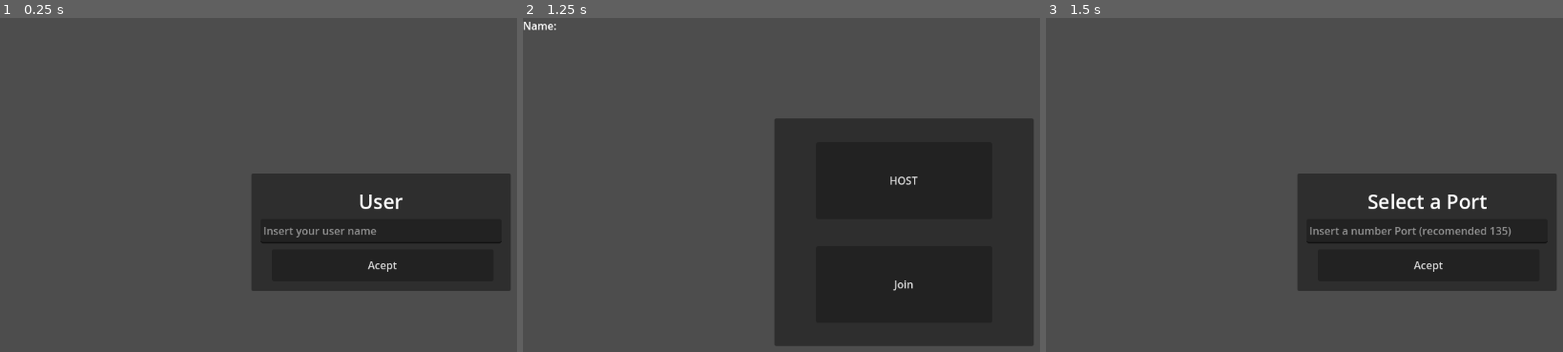
Above: before the commit, frames 1-3 (left to right).
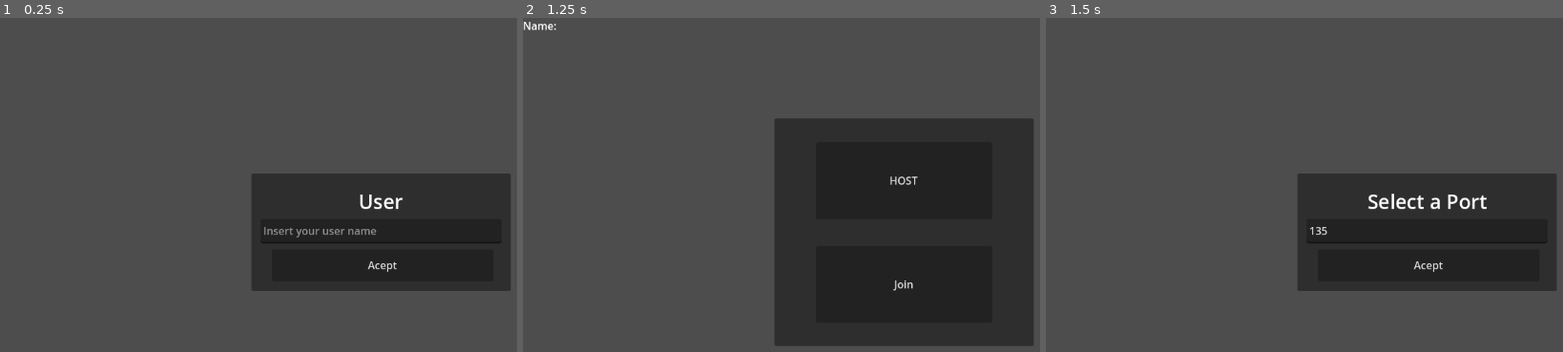
Above: after the commit, the same moments.

Repository: Luquistroll209/Made-in-abyss-Game
Game: Godot game, scene res://test.tscn
The game is run twice, just before and just after one commit, with the same random seed, the same clock (stepped at 60 frames per second) and the same inputs.
Inputs:
- Up to frame 1 (0.25 s): no input
- Up to frame 2 (1.25 s): click "Acept" at 0.5 s
- Up to frame 3 (1.5 s): click "HOST" at 1.25 s

Frames 1-2 are identical in both runs. In frame 3, 0.4% of the frame differs, in the area x 51-91%, y 62-66%.

Commit message:
Multijugador Funcionando al 100 por 100

Diff:
--- a/interface.gd
+++ b/interface.gd
@@ -6,8 +6,8 @@
 var player_name = "Play Ultrakill"
 
 func _ready() -> void:
-	#get_parent().remove_child.call_deferred(self)
-	#get_parent().get_node("Test").add_child.call_deferred(self)
+	get_parent().remove_child.call_deferred(self)
+	get_parent().get_node("Test").add_child.call_deferred(self)
 	pass
 
 # Called every frame. 'delta' is the elapsed time since the previous frame.
@@ -41,4 +41,4 @@
 	ip = $Entered/IP.text
 	port = int($Entered/PORT.text)
 	Manager.JoinServer(ip, port)
-	get_parent().queue_free()
+	$".".visible = false
--- a/menu.tscn
+++ b/menu.tscn
@@ -87,6 +87,7 @@
 offset_top = 46.686
 offset_bottom = 46.6861
 grow_horizontal = 2
+text = "135"
 placeholder_text = "Insert a number Port (recomended 135)"
 metadata/_edit_use_anchors_ = true
 
--- a/player.tscn
+++ b/player.tscn
@@ -45,270 +45,3 @@
 
 [node name="MultiplayerSynchronizer" type="MultiplayerSynchronizer" parent="."]
 replication_config = SubResource("SceneReplicationConfig_28oo5")
-
-[node name="Canva" type="CanvasLayer" parent="."]
-visible = false
-
-[node name="Select" type="Panel" parent="Canva"]
-visible = false
-anchors_preset = 8
-anchor_left = 0.5
-anchor_top = 0.5
-anchor_right = 0.5
-anchor_bottom = 0.5
-offset_left = -196.0
-offset_top = -172.0
-offset_right = 196.0
-offset_bottom = 172.0
-grow_horizontal = 2
-grow_vertical = 2
-
-[node name="Host" type="Button" parent="Canva/Select"]
-layout_mode = 1
-anchors_preset = 5
-anchor_left = 0.5
-anchor_right = 0.5
-offset_left = -133.0
-offset_top = 36.0
-offset_right = 133.0
-offset_bottom = 152.0
-grow_horizontal = 2
-text = "HOST"
-
-[node name="Join" type="Button" parent="Canva/Select"]
-layout_mode = 1
-anchors_preset = 7
-anchor_left = 0.5
-anchor_top = 1.0
-anchor_right = 0.5
-anchor_bottom = 1.0
-offset_left = -133.0
-offset_top = -151.0
-offset_right = 133.0
-offset_bottom = -35.0
-grow_horizontal = 2
-grow_vertical = 0
-text = "Join
-"
-
-[node name="Label" type="Label" parent="Canva/Select"]
-layout_mode = 0
-offset_left = -380.0
-offset_top = -152.0
-offset_right = -325.0
-offset_bottom = -129.0
-text = "Name: "
-
-[node name="name" type="Label" parent="Canva/Select"]
-layout_mode = 0
-offset_left = -326.0
-offset_top = -151.0
-offset_right = -228.0
-offset_bottom = -128.0
-text = "Play Ultrakill"
-
-[node name="HostPanel" type="Panel" parent="Canva"]
-visible = false
-anchors_preset = 8
-anchor_left = 0.5
-anchor_top = 0.5
-anchor_right = 0.5
-anchor_bottom = 0.5
-offset_left = -196.0
-offset_top = -89.0
-offset_right = 196.0
-offset_bottom = 89.0
-grow_horizontal = 2
-grow_vertical = 2
-
-[node name="TextEdit" type="TextEdit" parent="Canva/HostPanel"]
-layout_mode = 1
-anchors_preset = -1
-anchor_left = 0.0357143
-anchor_top = 0.125359
-anchor_right = 0.964286
-anchor_bottom = 0.333224
-offset_top = 46.686
-offset_bottom = 46.6861
-grow_horizontal = 2
-placeholder_text = "Insert a number Port (recomended 135)"
-metadata/_edit_use_anchors_ = true
-
-[node name="Label" type="Label" parent="Canva/HostPanel"]
-layout_mode = 1
-anchors_preset = -1
-anchor_left = 0.269133
-anchor_top = 0.0523256
-anchor_right = 0.730867
-anchor_bottom = 0.174419
-offset_top = 11.5116
-offset_bottom = 38.3721
-grow_horizontal = 2
-theme_override_font_sizes/font_size = 30
-text = "Select a Port"
-metadata/_edit_use_anchors_ = true
-
-[node name="Button" type="Button" parent="Canva/HostPanel"]
-layout_mode = 1
-anchors_preset = 14
-anchor_top = 0.5
-anchor_right = 1.0
-anchor_bottom = 0.5
-offset_left = 31.0
-offset_top = 26.0
-offset_right = -26.0
-offset_bottom = 74.0
-grow_horizontal = 2
-grow_vertical = 2
-text = "Acept"
-
-[node name="User" type="Panel" parent="Canva"]
-anchors_preset = 8
-anchor_left = 0.5
-anchor_top = 0.5
-anchor_right = 0.5
-anchor_bottom = 0.5
-offset_left = -196.0
-offset_top = -89.0
-offset_right = 196.0
-offset_bottom = 89.0
-grow_horizontal = 2
-grow_vertical = 2
-
-[node name="TextEdit" type="TextEdit" parent="Canva/User"]
-layout_mode = 1
-anchors_preset = -1
-anchor_left = 0.0357143
-anchor_top = 0.125359
-anchor_right = 0.964286
-anchor_bottom = 0.333224
-offset_top = 46.686
-offset_bottom = 46.6861
-grow_horizontal = 2
-placeholder_text = "Insert your user name"
-metadata/_edit_use_anchors_ = true
-
-[node name="Label" type="Label" parent="Canva/User"]
-layout_mode = 1
-anchors_preset = -1
-anchor_left = 0.269133
-anchor_top = 0.0523256
-anchor_right = 0.730867
-anchor_bottom = 0.174419
-offset_top = 11.5116
-offset_bottom = 38.3721
-grow_horizontal = 2
-theme_override_font_sizes/font_size = 30
-text = "User"
-horizontal_alignment = 1
-metadata/_edit_use_anchors_ = true
-
-[node name="Button" type="Button" parent="Canva/User"]
-layout_mode = 1
-anchors_preset = 14
-anchor_top = 0.5
-anchor_right = 1.0
-anchor_bottom = 0.5
-offset_left = 31.0
-offset_top = 26.0
-offset_right = -26.0
-offset_bottom = 74.0
-grow_horizontal = 2
-grow_vertical = 2
-text = "Acept"
-
-[node name="Entered" type="Panel" parent="Canva"]
-visible = false
-anchors_preset = 8
-anchor_left = 0.5
-anchor_top = 0.5
-anchor_right = 0.5
-anchor_bottom = 0.5
-offset_left = -196.0
-offset_top = -89.0
-offset_right = 196.0
-offset_bottom = 152.0
-grow_horizontal = 2
-grow_vertical = 2
-
-[node name="IP" type="TextEdit" parent="Canva/Entered"]
-layout_mode = 1
-anchors_preset = -1
-anchor_left = 0.0357143
-anchor_top = 0.0510952
-anchor_right = 0.964286
-anchor_bottom = 0.212921
-offset_top = 46.686
-offset_bottom = 46.6861
-grow_horizontal = 2
-placeholder_text = "Insert a ip (example: 44.1.9.205)"
-metadata/_edit_use_anchors_ = true
-
-[node name="Label" type="Label" parent="Canva/Entered"]
-layout_mode = 1
-anchors_preset = -1
-anchor_left = 0.269133
-anchor_top = -0.0182138
-anchor_right = 0.730867
-anchor_bottom = 0.103879
-offset_top = 11.5116
-offset_bottom = 38.3721
-grow_horizontal = 2
-theme_override_font_sizes/font_size = 30
-text = "IP"
-horizontal_alignment = 1
-metadata/_edit_use_anchors_ = true
-
-[node name="Label2" type="Label" parent="Canva/Entered"]
-layout_mode = 1
-anchors_preset = -1
-anchor_left = 0.269133
-anchor_top = 0.351081
-anchor_right = 0.730867
-anchor_bottom = 0.473174
-offset_top = 11.5116
-offset_bottom = 38.3721
-grow_horizontal = 2
-theme_override_font_sizes/font_size = 30
-text = "PORT"
-horizontal_alignment = 1
-metadata/_edit_use_anchors_ = true
-
-[node name="Button" type="Button" parent="Canva/Entered"]
-layout_mode = 1
-anchors_preset = 14
-anchor_top = 0.5
-anchor_right = 1.0
-anchor_bottom = 0.5
-offset_left = 28.0
-offset_top = 70.5
-offset_right = -29.0
-offset_bottom = 109.5
-grow_horizontal = 2
-grow_vertical = 2
-text = "Acept"
-
-[node name="MultiplayerSpawner" type="MultiplayerSpawner" parent="Canva/Entered/Button"]
-_spawnable_scenes = PackedStringArray("res://player.tscn")
-spawn_path = NodePath("../../../..")
-
-[node name="PORT" type="TextEdit" parent="Canva/Entered"]
-layout_mode = 1
-anchors_preset = -1
-anchor_left = 0.0408163
-anchor_top = 0.526971
-anchor_right = 0.969388
-anchor_bottom = 0.688797
-offset_left = -2.0
-offset_top = 17.0
-offset_right = -2.0
-offset_bottom = 17.0
-grow_horizontal = 2
-grow_vertical = 2
-placeholder_text = "insert te host port (example 135)"
-
-[connection signal="pressed" from="Canva/Select/Host" to="Canva" method="_on_host_pressed"]
-[connection signal="pressed" from="Canva/Select/Join" to="Canva" method="gojoinpress"]
-[connection signal="pressed" from="Canva/HostPanel/Button" to="Canva" method="Accept_HostPanel"]
-[connection signal="pressed" from="Canva/User/Button" to="Canva" method="UserNamePress"]
-[connection signal="pressed" from="Canva/Entered/Button" to="Canva" method="AcceptJoin"]
